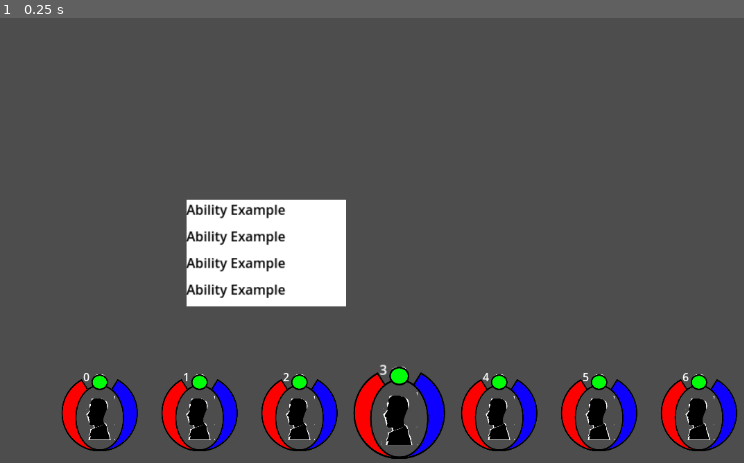
Above: before the commit, frame 1.
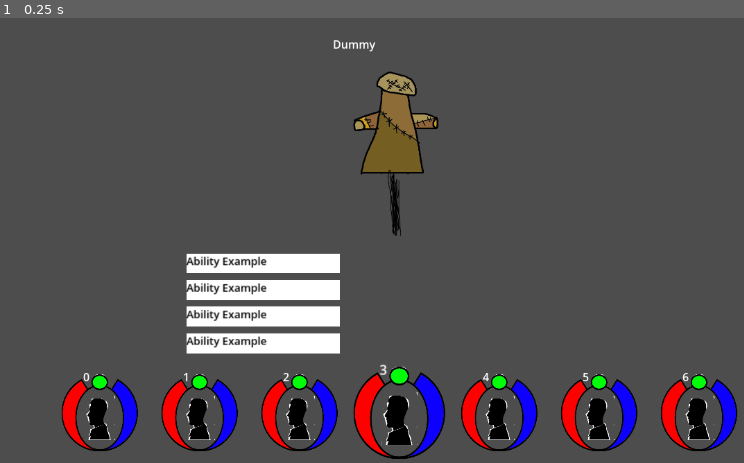
Above: after the commit, the same moment.

Repository: JaroschJr/RPG
Game: Godot game, scene res://Battle/Battlefield.tscn
Two runs of this game, one before a commit and one after it. Both use one fixed random seed, a clock stepped at 60 frames per second and the inputs below. The project has no main scene, so this scene is started directly.
Inputs:
- Up to frame 1 (0.25 s): no input

The runs differ from the first frame. In frame 1, 7.3% of the frame differs, in the area x 25-59%, y 4-76%.

Commit message:
Basic Enemy scenes implimented

Diff:
--- a/Battle/AbilityMenuButton.tscn
+++ b/Battle/AbilityMenuButton.tscn
@@ -3,24 +3,25 @@
 [ext_resource type="Script" path="res://Battle/AbilityMenuButton.gd" id="1_hnhqy"]
 
 [sub_resource type="RectangleShape2D" id="RectangleShape2D_td6eh"]
-size = Vector2(192, 32)
+size = Vector2(184, 24)
 
 [node name="AbilityMenuButon" type="Node2D"]
 script = ExtResource("1_hnhqy")
 
 [node name="ColorRect" type="ColorRect" parent="."]
-offset_right = 192.0
-offset_bottom = 32.0
+offset_right = 184.0
+offset_bottom = 24.0
 
 [node name="Area2D" type="Area2D" parent="."]
 
 [node name="CollisionShape2D" type="CollisionShape2D" parent="Area2D"]
-position = Vector2(96, 16)
+position = Vector2(92, 12)
 shape = SubResource("RectangleShape2D_td6eh")
 
 [node name="Label" type="Label" parent="."]
 offset_right = 192.0
 offset_bottom = 24.0
 theme_override_colors/font_color = Color(0, 0, 0, 1)
+theme_override_font_sizes/font_size = 13
 text = "Ability Example
 "
--- a/Battle/BatleCharacter.tscn
+++ b/Battle/BatleCharacter.tscn
@@ -27,7 +27,7 @@
 offset_bottom = -41.0
 
 [node name="AbilityMenu" parent="." instance=ExtResource("3_wwn3o")]
-position = Vector2(-128, -128.25)
+position = Vector2(-128, -96)
 
 [connection signal="mouse_entered" from="Area2D" to="." method="_on_area_2d_mouse_entered"]
 [connection signal="mouse_exited" from="Area2D" to="." method="_on_area_2d_mouse_exited"]
--- a/Battle/Battlefield.tscn
+++ b/Battle/Battlefield.tscn
@@ -1,6 +1,7 @@
-[gd_scene load_steps=3 format=3 uid="uid://d3agtqtqotecc"]
+[gd_scene load_steps=4 format=3 uid="uid://d3agtqtqotecc"]
 
 [ext_resource type="Script" path="res://Battle/Battlefield.gd" id="1_iovn7"]
+[ext_resource type="PackedScene" uid="uid://btuuhwy34fbpv" path="res://Battle/TrainingDummy.tscn" id="2_44noh"]
 
 [sub_resource type="RectangleShape2D" id="RectangleShape2D_fn0um"]
 size = Vector2(1152, 146)
@@ -21,3 +22,6 @@
 offset_bottom = 72.0
 color = Color(1, 1, 1, 0)
 metadata/_edit_use_anchors_ = true
+
+[node name="TrainingDummy" parent="." instance=ExtResource("2_44noh")]
+position = Vector2(576, 192)
--- /dev/null
+++ b/Battle/Enemy.gd
@@ -0,0 +1,12 @@
+extends Node2D
+var health
+
+
+# Called when the node enters the scene tree for the first time.
+func _ready():
+	pass # Replace with function body.
+
+
+# Called every frame. 'delta' is the elapsed time since the previous frame.
+func _process(delta):
+	pass
--- /dev/null
+++ b/Battle/Enemy.tscn
@@ -0,0 +1,23 @@
+[gd_scene load_steps=3 format=3 uid="uid://byxixbyv3yd5p"]
+
+[ext_resource type="Script" path="res://Battle/Enemy.gd" id="1_4gisy"]
+
+[sub_resource type="RectangleShape2D" id="RectangleShape2D_m16dp"]
+size = Vector2(192, 256)
+
+[node name="Enemy" type="Node2D"]
+script = ExtResource("1_4gisy")
+
+[node name="Sprite2D" type="Sprite2D" parent="."]
+scale = Vector2(0.957143, 0.806667)
+
+[node name="Area2D" type="Area2D" parent="."]
+
+[node name="CollisionShape2D" type="CollisionShape2D" parent="Area2D"]
+shape = SubResource("RectangleShape2D_m16dp")
+
+[node name="Name" type="Label" parent="."]
+offset_left = -96.0
+offset_top = -160.0
+offset_right = 96.0
+offset_bottom = -128.0
--- /dev/null
+++ b/Battle/TrainingDummy.tscn
@@ -0,0 +1,15 @@
+[gd_scene load_steps=3 format=3 uid="uid://btuuhwy34fbpv"]
+
+[ext_resource type="PackedScene" uid="uid://byxixbyv3yd5p" path="res://Battle/Enemy.tscn" id="1_7fy4y"]
+[ext_resource type="Texture2D" uid="uid://b4nf6p2pfhciv" path="res://ImageAssets/Training Dummy.png" id="2_ipp6p"]
+
+[node name="TrainingDummy" instance=ExtResource("1_7fy4y")]
+
+[node name="Sprite2D" parent="." index="0"]
+position = Vector2(7.62939e-06, -7.62939e-06)
+scale = Vector2(0.457143, 0.426667)
+texture = ExtResource("2_ipp6p")
+
+[node name="Name" parent="." index="2"]
+text = "Dummy
+"
Binary file added: ImageAssets/Training Dummy.png
Not shown, added: ImageAssets/Training Dummy.png.import
